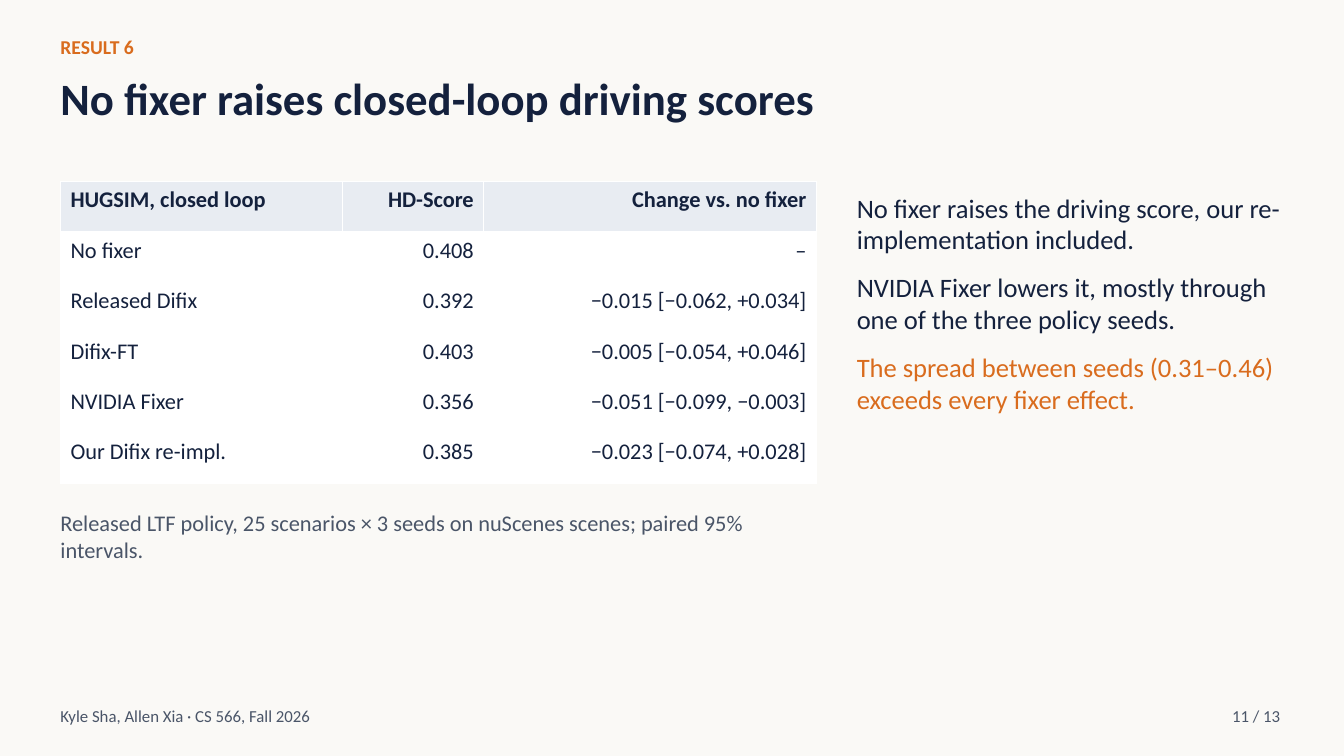
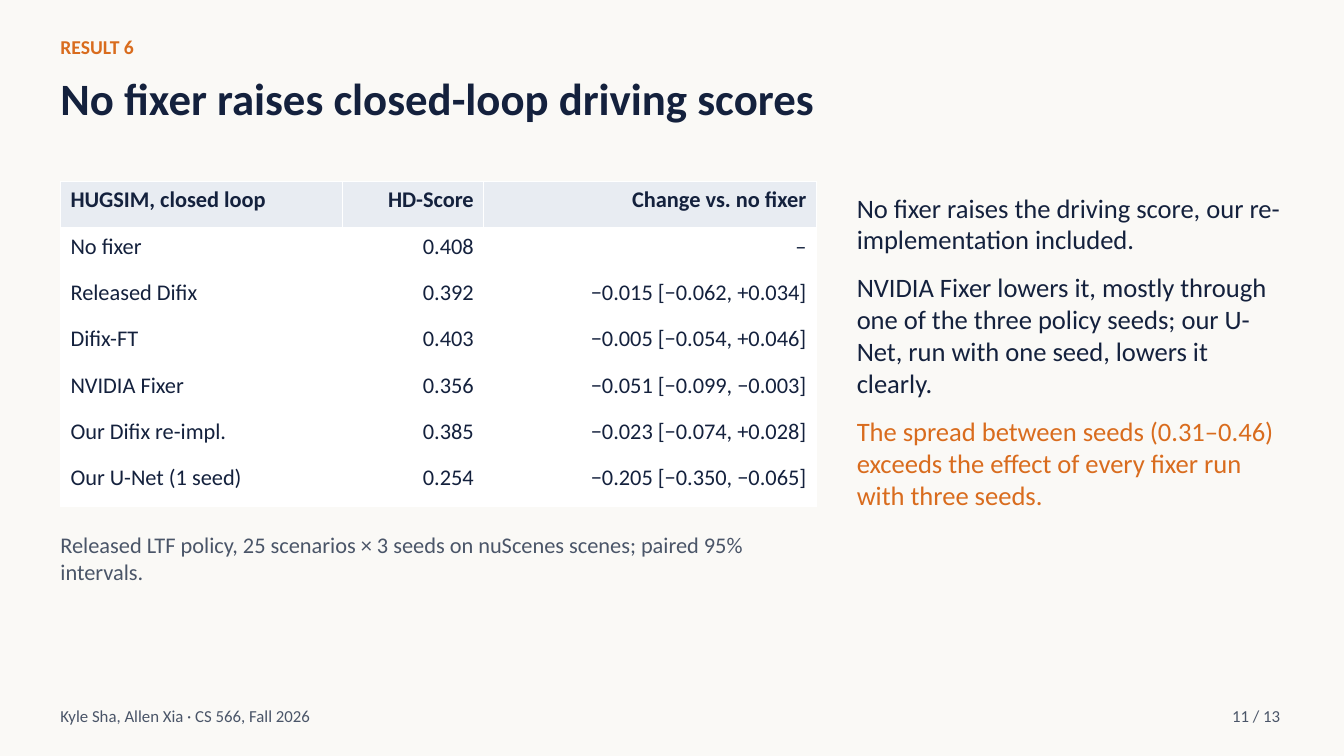
Before and after one commit to ksha23/cs566-drive-sim-trust, a slide deck: slide 11 of presentation/cs566_drive_sim_talk.pptx. Drawn at 1344x756 pixels with LibreOffice and Linux fonts; fonts in the diff are those of the drawing. Boxes give left, top, right and bottom in pixels: in the first picture for what was removed or moved away, otherwise in the second. Text is boxed around its words. In the diff, an @@ line names an element or a change of style, - is before the commit and + after.

```diff
--- a/presentation/cs566_drive_sim_talk.pptx
+++ b/presentation/cs566_drive_sim_talk.pptx
@@ table at bbox=[60, 181, 817, 506] @@
+row 7: Our U-Net (1 seed) | 0.254 | −0.205 [−0.350, −0.065]
@@ text at bbox=[857, 278, 1273, 505]: text changed @@
-NVIDIA Fixer lowers it, mostly through one of the three policy seeds.
-The spread between seeds (0.31–0.46) exceeds every fixer effect.
+NVIDIA Fixer lowers it, mostly through one of the three policy seeds; our U-Net, run with one seed, lowers it clearly.
+The spread between seeds (0.31–0.46) exceeds the effect of every fixer run with three seeds.
@@ text "Released LTF policy, 25 scenarios ...": place and size @@
-text "Released LTF policy, 25 scenarios ..." at bbox=[60, 515, 743, 558]
+text "Released LTF policy, 25 scenarios ..." at bbox=[60, 537, 743, 580]
```
Also in this commit, not shown: 6 other slides changed, 49 other files.
